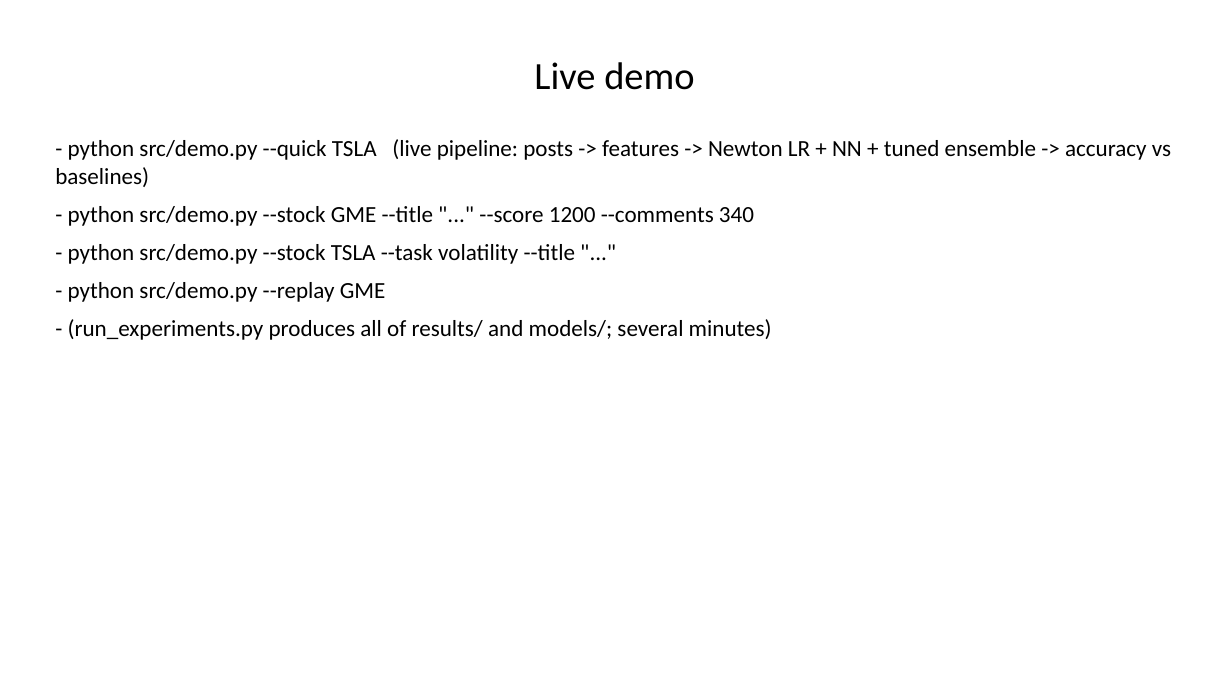
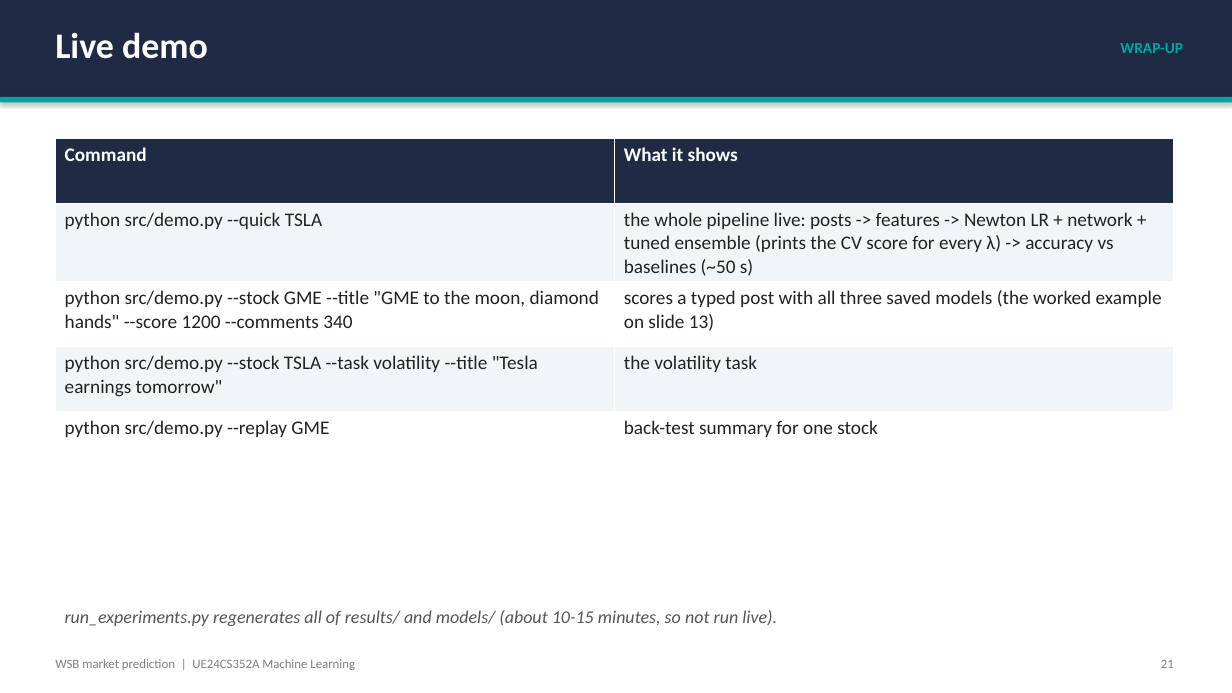
Before and after one commit to Prithvi-Aithal/wsb-market-prediction, a slide deck: slide 21 of docs/presentation.pptx (slide 16 before the commit). Drawn at 1232x693 pixels with LibreOffice and Linux fonts; fonts in the diff are those of the drawing. Boxes give left, top, right and bottom in pixels: in the first picture for what was removed or moved away, otherwise in the second. Text is boxed around its words. In the diff, an @@ line names an element or a change of style, - is before the commit and + after.

```diff
--- a/docs/presentation.pptx
+++ b/docs/presentation.pptx
@@ rectangle added at box(0, 0, 1232, 97), fill #1F2A44 @@
@@ text "Live demo": place and size @@
-text "Live demo" at box(534, 62, 694, 90)
+text "Live demo" at box(55, 32, 208, 59)
@@ text "Live demo" at box(55, 32, 208, 59): size 30 to 28 pt, text colour #000000 to #FFFFFF, bold on; alignment centre to left; vertical alignment middle to top @@
@@ text added at box(1120, 43, 1183, 53), 12 pt, text #00A6A6, bold @@
+WRAP-UP
@@ rectangle added at box(0, 97, 1232, 103), fill #00A6A6 @@
@@ text removed at box(55, 139, 1171, 340) @@
-- python src/demo.py --quick TSLA (live pipeline: posts -> features -> Newton LR + NN + tuned ensemble -> accuracy vs baselines)
-- python src/demo.py --stock GME --title "..." --score 1200 --comments 340
-- python src/demo.py --stock TSLA --task volatility --title "..."
-- python src/demo.py --replay GME
-- (run_experiments.py produces all of results/ and models/; several minutes)
@@ table added at box(55, 139, 1174, 462), 5 rows, 2 columns @@
+Command | What it shows
+python src/demo.py --quick TSLA | the whole pipeline live: posts -> features -> Newton LR + network + tuned ensemble (prints the CV score for every λ) -> accuracy vs baselines (~50 s)
+python src/demo.py --stock GME --title "GME to the moon, diamond hands" --score 1200 --comments 340 | scores a typed post with all three saved models (the worked example on slide 13)
+python src/demo.py --stock TSLA --task volatility --title "Tesla earnings tomorrow" | the volatility task
+python src/demo.py --replay GME | back-test summary for one stock
@@ text added at box(65, 610, 777, 626), 14 pt, text #555555, italic @@
+run_experiments.py regenerates all of results/ and models/ (about 10-15 minutes, so not run live).
@@ text added at box(55, 659, 355, 670), 10 pt, text #808080 @@
+WSB market prediction | UE24CS352A Machine Learning
@@ text added at box(1161, 660, 1174, 668), 10 pt, text #808080 @@
+21
```
Also in this commit, not shown: 6 other slides changed, 15 slides added, 9 slides removed, 12 other files.
